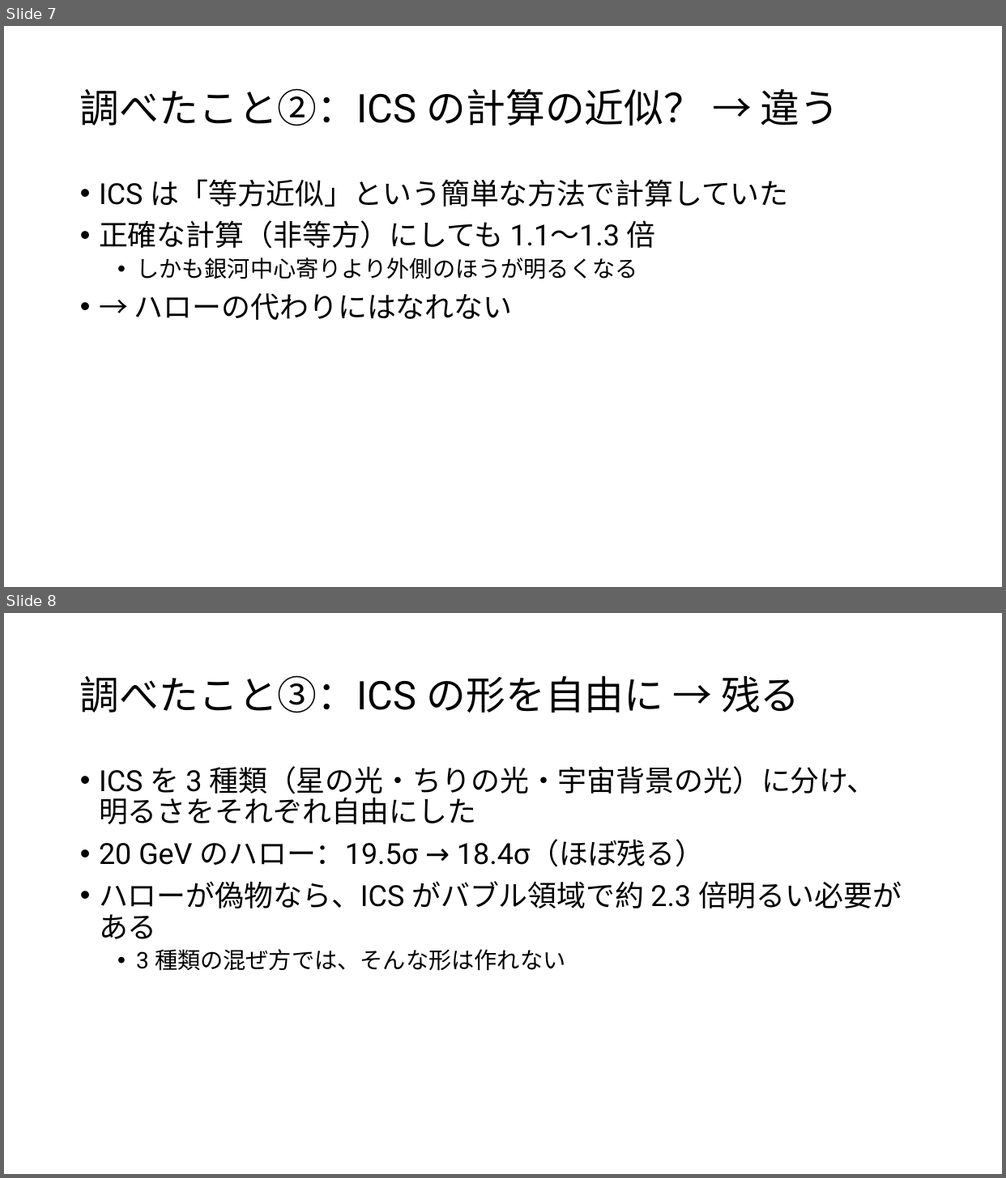
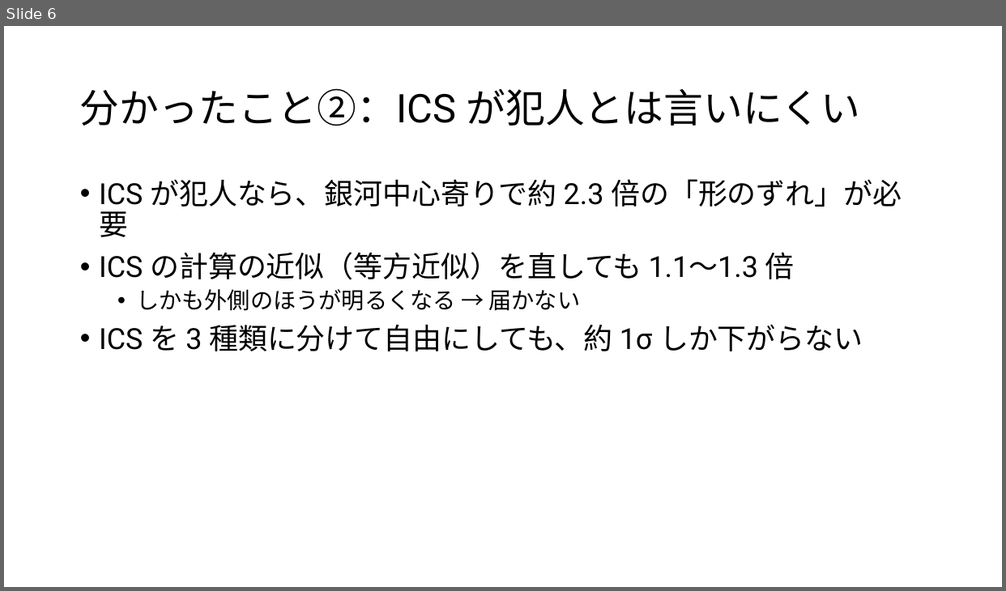
Before and after one commit to Mikann20041029/darkmatter-slides, a slide deck: slides/2026-10-02_研究進捗報告.pptx. Shown one above the other, each under a label of ours: slides 7 and 8 before the commit, slide 6 after it. The pictures are 1006x1178 and 1006x591 pixels, drawn with LibreOffice and Linux fonts; fonts in the diff are those of the drawing. Boxes give left, top, right and bottom in pixels: in the first picture for what was removed or moved away, otherwise in the second. Text is boxed around its words. In the diff, an @@ line names an element or a change of style, - is before the commit and + after.

```diff
--- a/slides/2026-10-02_研究進捗報告.pptx
+++ b/slides/2026-10-02_研究進捗報告.pptx
@@ slide 8 removed at [4, 613, 1002, 1174], background #FFFFFF @@
@@ title removed at [80, 675, 800, 713] @@
-調べたこと③：ICS の形を自由に → 残る
@@ text removed at [99, 766, 901, 971] @@
-• ICS を 3 種類（星の光・ちりの光・宇宙背景の光）に分け、
-  明るさをそれぞれ自由にした
-• 20 GeV のハロー：19.5σ → 18.4σ（ほぼ残る）
-• ハローが偽物なら、ICS がバブル領域で約 2.3 倍明るい必要がある
-  • 3 種類の混ぜ方では、そんな形は作れない
@@ what was slide 7 is now slide 6 @@
@@ slide 6 changed as well @@
@@ title at [80, 88, 861, 126]: text changed @@
-調べたこと②：ICS の計算の近似？ → 違う
+分かったこと②：ICS が犯人とは言いにくい
@@ text at [99, 179, 901, 352]: text changed @@
-• ICS は「等方近似」という簡単な方法で計算していた
-• 正確な計算（非等方）にしても 1.1〜1.3 倍
-  • しかも銀河中心寄りより外側のほうが明るくなる
-• → ハローの代わりにはなれない
+• ICS が犯人なら、銀河中心寄りで約 2.3 倍の「形のずれ」が必要
+• ICS の計算の近似（等方近似）を直しても 1.1〜1.3 倍
+  • しかも外側のほうが明るくなる → 届かない
+• ICS を 3 種類に分けて自由にしても、約 1σ しか下がらない
```
Also in this commit, not shown: 10 other slides changed, 5 slides added, 1 other slide removed, 6 other files.
